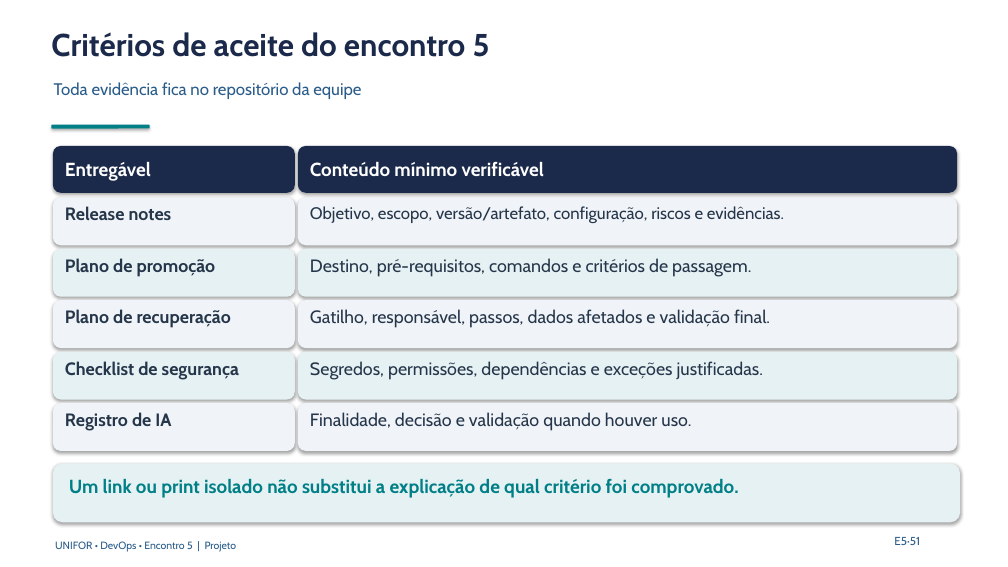
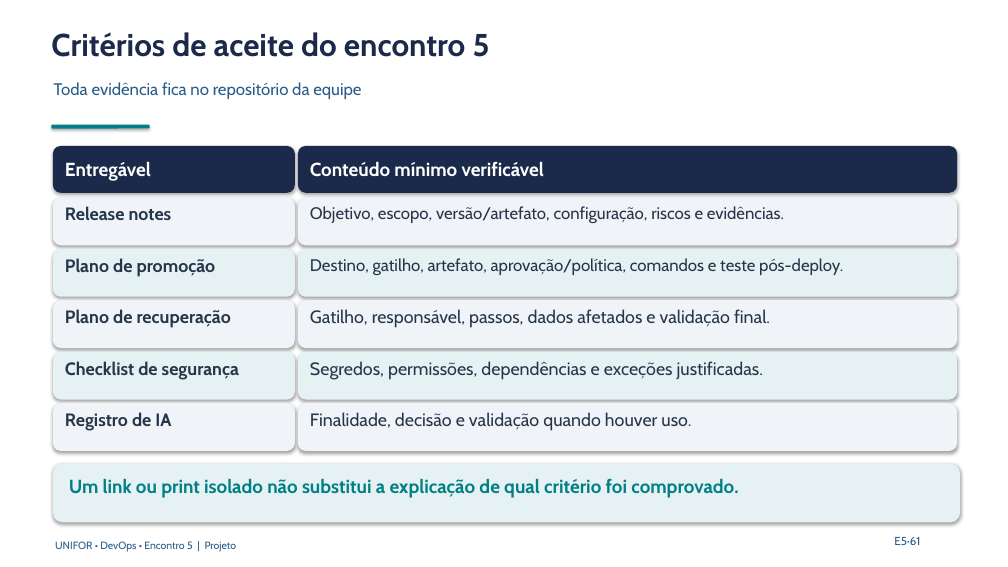
Before and after one commit to unifor-docente/desenvolvimento-software-integrado-devops, a slide deck: slide 128 of Slides/Desenvolvimento de Software Integrado - DevOps - Guia de Aula.pptx (slide 118 before the commit). Drawn at 1008x567 pixels with LibreOffice and Linux fonts; fonts in the diff are those of the drawing. Boxes give left, top, right and bottom in pixels: in the first picture for what was removed or moved away, otherwise in the second. Text is boxed around its words. In the diff, an @@ line names an element or a change of style, - is before the commit and + after.

```diff
--- a/Slides/Desenvolvimento de Software Integrado - DevOps - Guia de Aula.pptx
+++ b/Slides/Desenvolvimento de Software Integrado - DevOps - Guia de Aula.pptx
@@ text at bbox=[310, 258, 843, 275]: text changed; size 17 to 16 pt @@
-Destino, pré-requisitos, comandos e critérios de passagem.
+Destino, gatilho, artefato, aprovação/política, comandos e teste pós-deploy.
@@ text at bbox=[894, 537, 920, 545]: text changed @@
-E5·51
+E5·61
```
Also in this commit, not shown: 48 other slides changed, 10 slides added, 22 other files.
